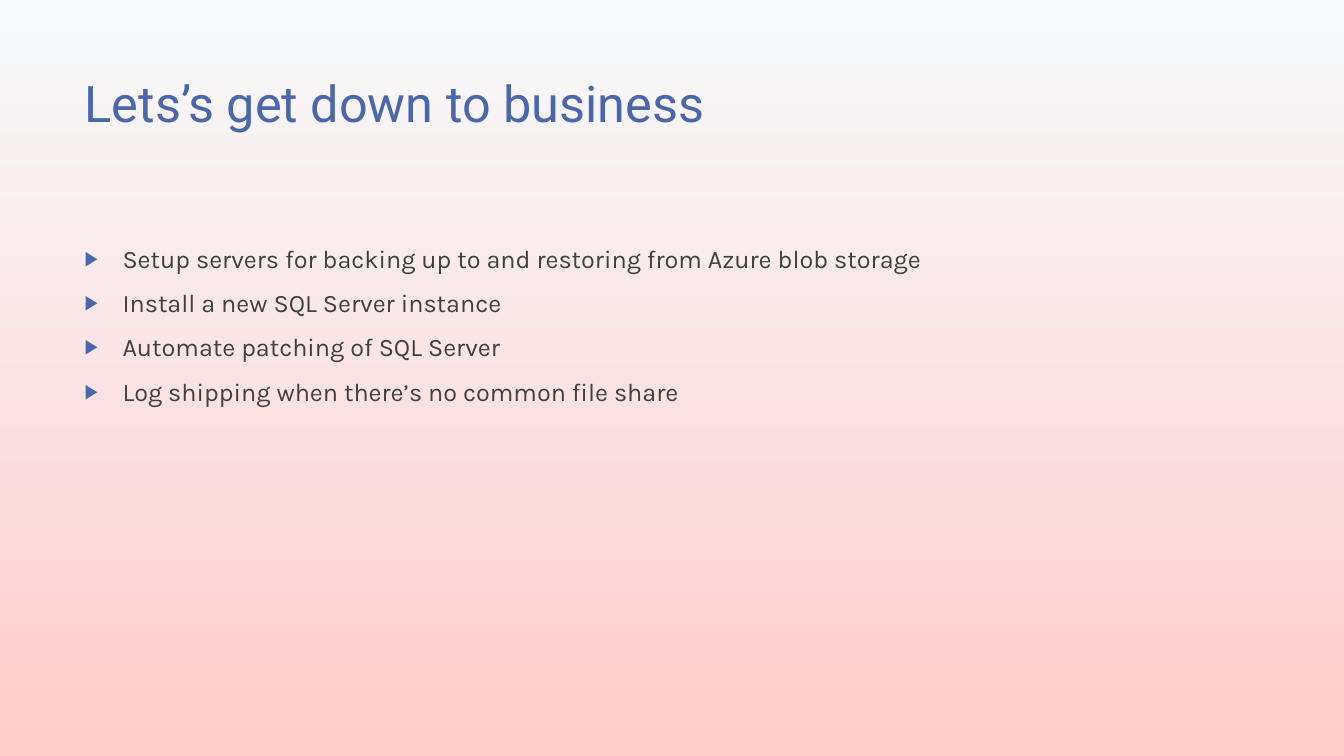
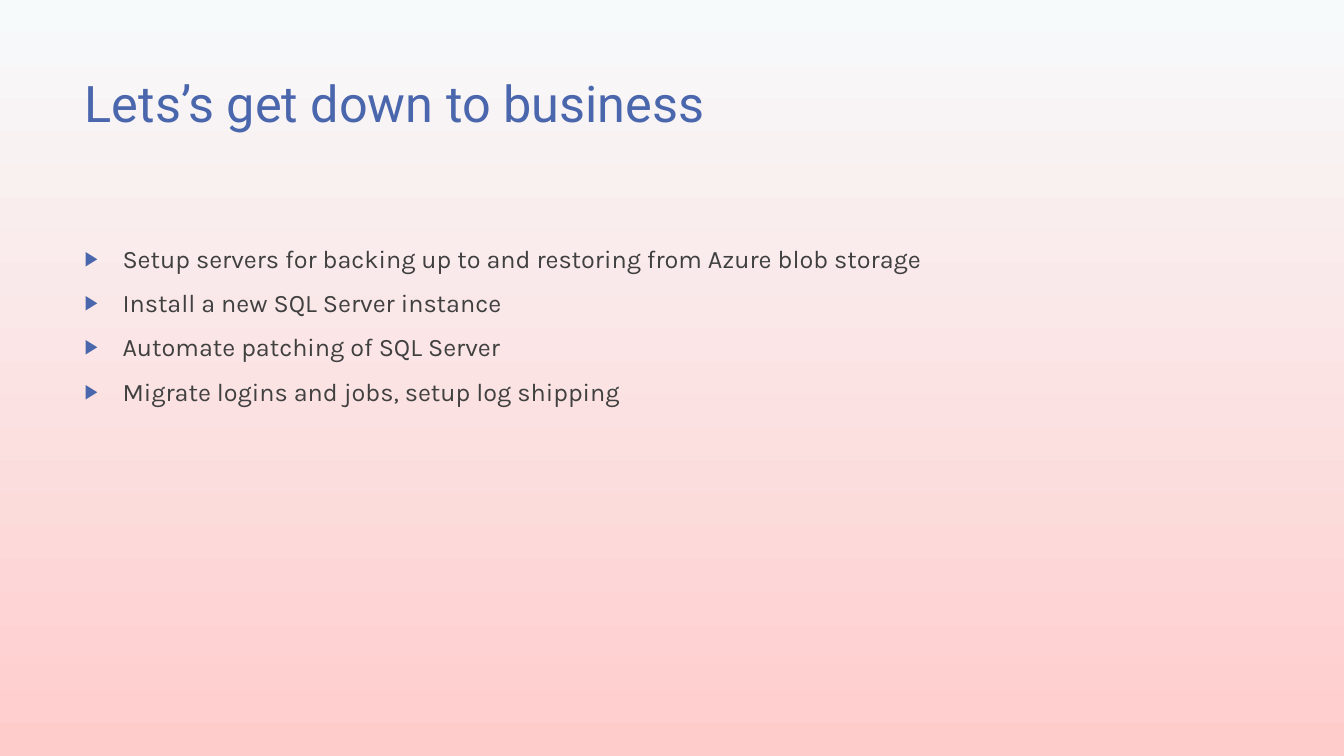
Before and after one commit to transmokopter/Presentations, a slide deck: slide 12 of ILoveDBATools/ILoveDBATools.pptx (slide 11 before the commit). Drawn at 1344x756 pixels with LibreOffice and Linux fonts; fonts in the diff are those of the drawing; background and template pictures are left out. Boxes give left, top, right and bottom in pixels: in the first picture for what was removed or moved away, otherwise in the second. Text is boxed around its words. In the diff, an @@ line names an element or a change of style, - is before the commit and + after.

```diff
--- a/ILoveDBATools/ILoveDBATools.pptx
+++ b/ILoveDBATools/ILoveDBATools.pptx
@@ text at [123,383,619,407]: text changed @@
-▶ Log shipping when there’s no common file share
+▶ Migrate logins and jobs, setup log shipping
```
Also in this commit, not shown: 7 other slides changed, 3 slides added, 1 slide removed, 7 other files.
